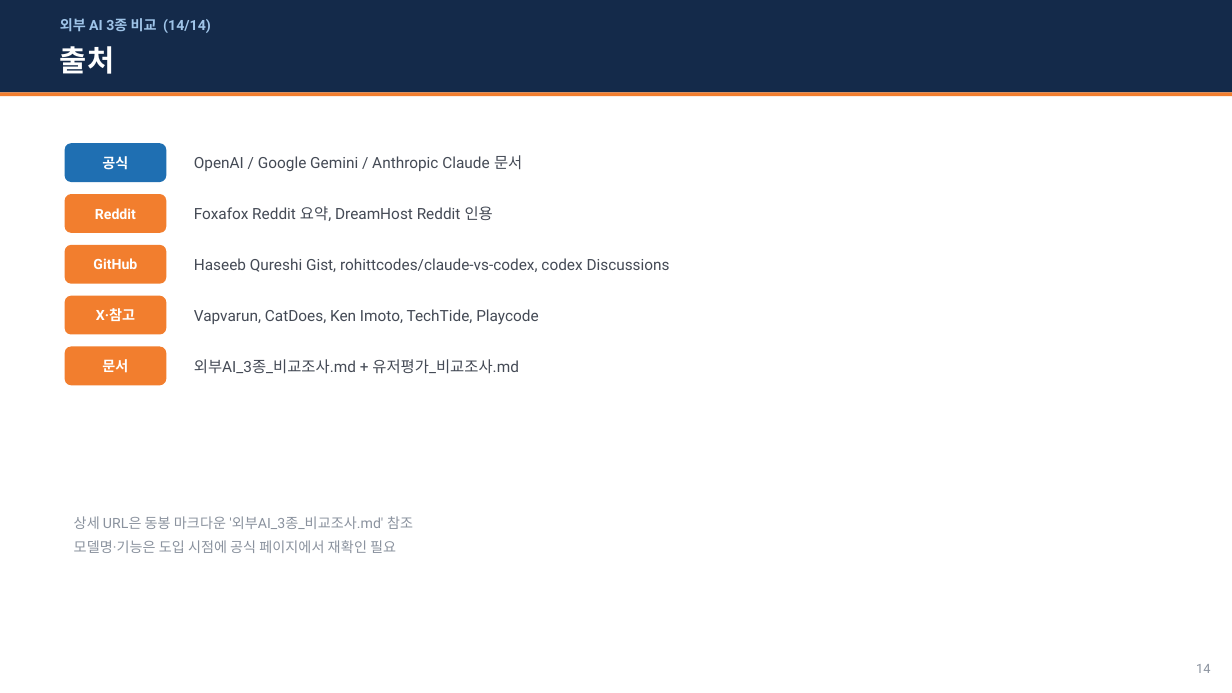
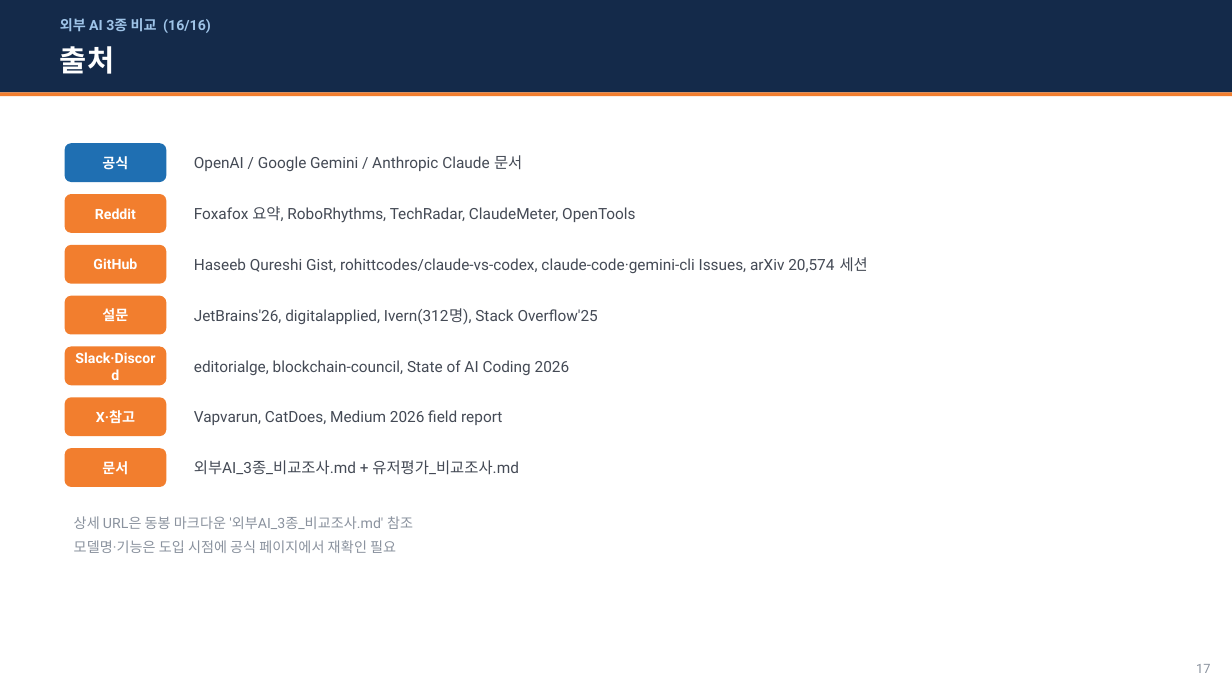
Before and after one commit to whaleonbush/poc, a slide deck: slide 17 of 외부AI_3종_비교조사.pptx (slide 14 before the commit). Drawn at 1232x693 pixels with LibreOffice and Linux fonts; fonts in the diff are those of the drawing. Boxes give left, top, right and bottom in pixels: in the first picture for what was removed or moved away, otherwise in the second. Text is boxed around its words. In the diff, an @@ line names an element or a change of style, - is before the commit and + after.

```diff
--- a/외부AI_3종_비교조사.pptx
+++ b/외부AI_3종_비교조사.pptx
@@ text at bbox=[60, 18, 211, 33]: text changed @@
-외부 AI 3종 비교 (14/14)
+외부 AI 3종 비교 (16/16)
@@ text at bbox=[194, 206, 635, 223]: text changed @@
-Foxafox Reddit 요약, DreamHost Reddit 인용
+Foxafox 요약, RoboRhythms, TechRadar, ClaudeMeter, OpenTools
@@ text at bbox=[194, 257, 868, 273]: text changed @@
-Haseeb Qureshi Gist, rohittcodes/claude-vs-codex, codex Discussions
+Haseeb Qureshi Gist, rohittcodes/claude-vs-codex, claude-code·gemini-cli Issues, arXiv 20,574 세션
@@ text added at bbox=[102, 308, 128, 321], 11 pt, text #FFFFFF, bold @@
+설문
@@ text at bbox=[194, 308, 598, 325]: text changed @@
-Vapvarun, CatDoes, Ken Imoto, TechTide, Playcode
+JetBrains'26, digitalapplied, Ivern(312명), Stack Overflow'25
@@ text added at bbox=[75, 352, 155, 363], 11 pt, text #FFFFFF, bold @@
+Slack·Discord
@@ text added at bbox=[194, 360, 570, 375], 12 pt, text #444A55 @@
+editorialge, blockchain-council, State of AI Coding 2026
@@ rounded rectangle added at bbox=[65, 397, 166, 436], fill #F27E2E @@
@@ text added at bbox=[194, 410, 502, 425], 12 pt, text #444A55 @@
+Vapvarun, CatDoes, Medium 2026 field report
@@ rounded rectangle added at bbox=[65, 448, 166, 487], fill #F27E2E @@
@@ 3 texts: place and size @@
-3 texts at bbox=[96, 308, 518, 374]
+3 texts at bbox=[96, 410, 518, 475]
@@ text at bbox=[1196, 664, 1210, 673]: text changed @@
-14
+17
```
Also in this commit, not shown: 12 other slides changed, 3 slides added, 2 other files.
